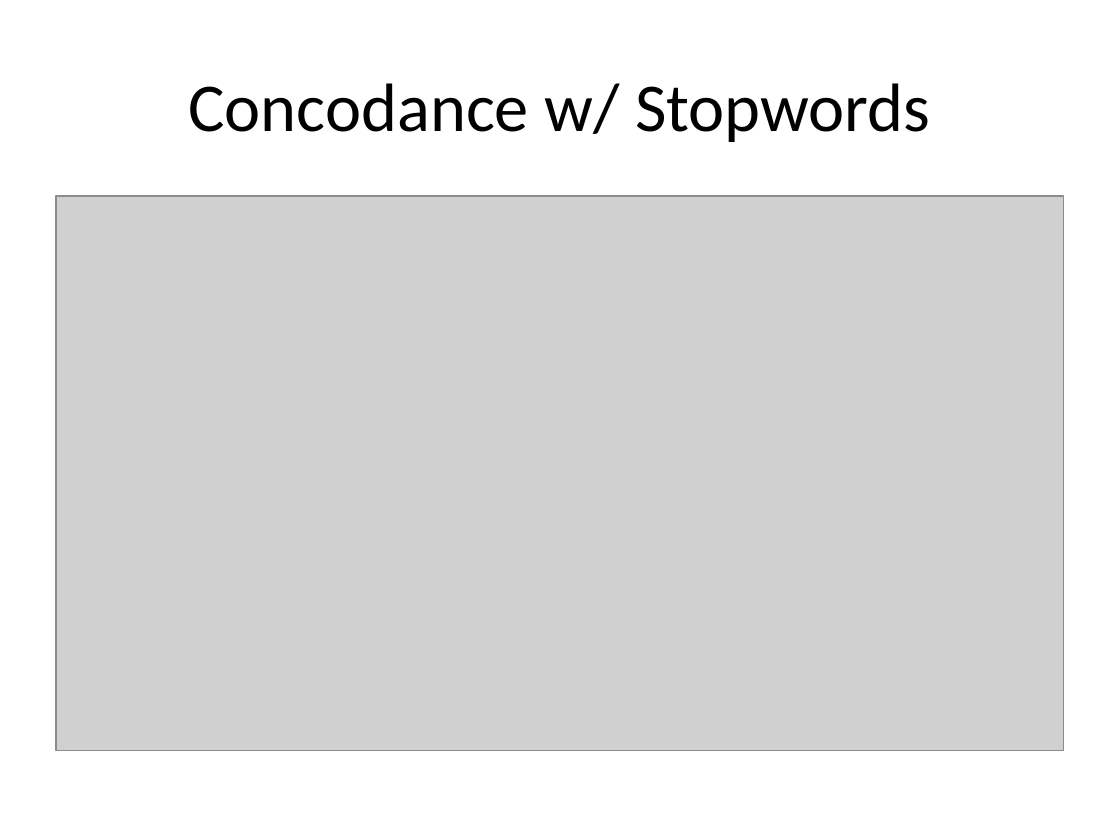
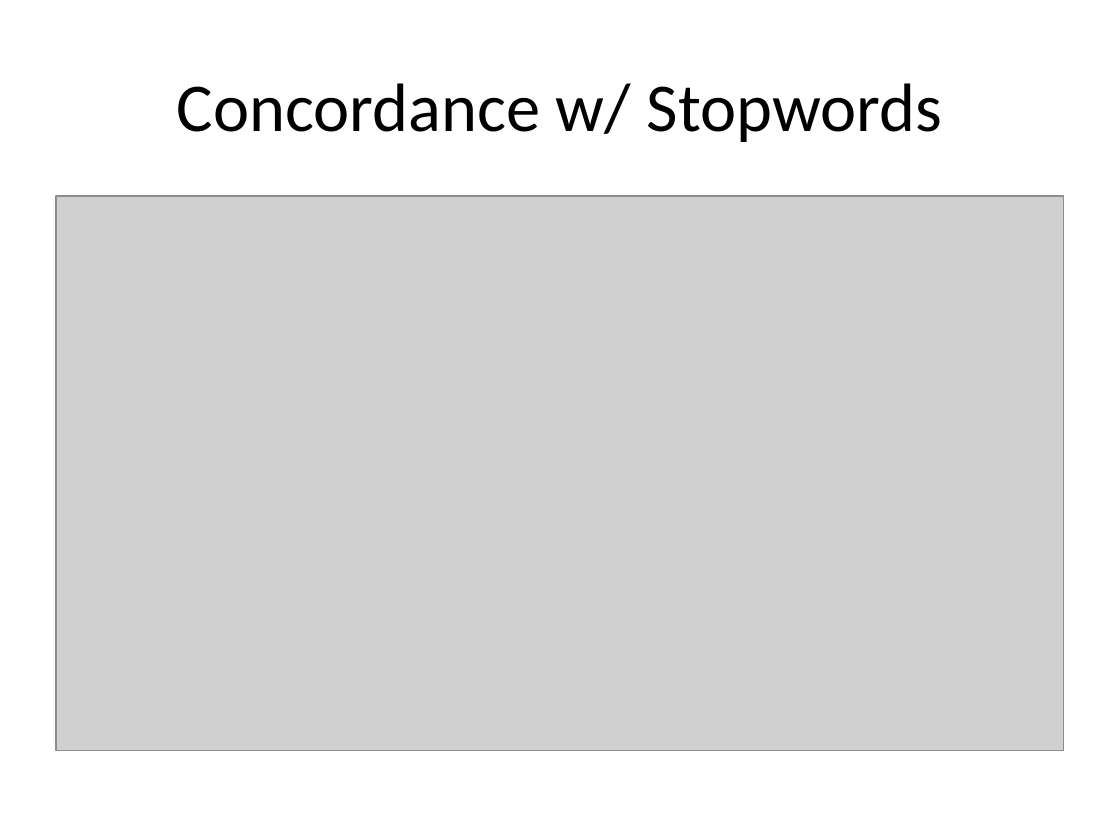
Before and after one commit to mackenziekbrooks/dci102-f19-humanities-data, a slide deck: slide 21 of site/wtr/Ways to Read a Text.pptx. Drawn at 1120x840 pixels with LibreOffice and Linux fonts; fonts in the diff are those of the drawing; grey boxes stand for pictures. Boxes give left, top, right and bottom in pixels: in the first picture for what was removed or moved away, otherwise in the second. Text is boxed around its words. In the diff, an @@ line names an element or a change of style, - is before the commit and + after.

```diff
--- a/site/wtr/Ways to Read a Text.pptx
+++ b/site/wtr/Ways to Read a Text.pptx
@@ title at box(177, 83, 942, 142): text changed @@
-Concodance w/ Stopwords
+Concordance w/ Stopwords
```
Also in this commit, not shown: 2 other slides changed, 17 other files.
